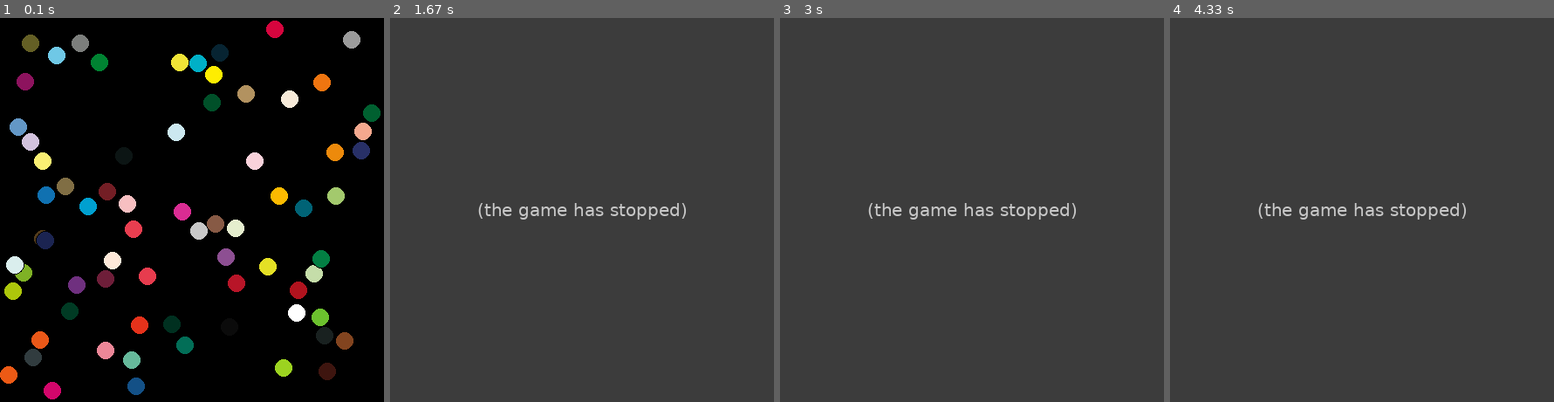
Above: before the commit, frames 1-4 (left to right).
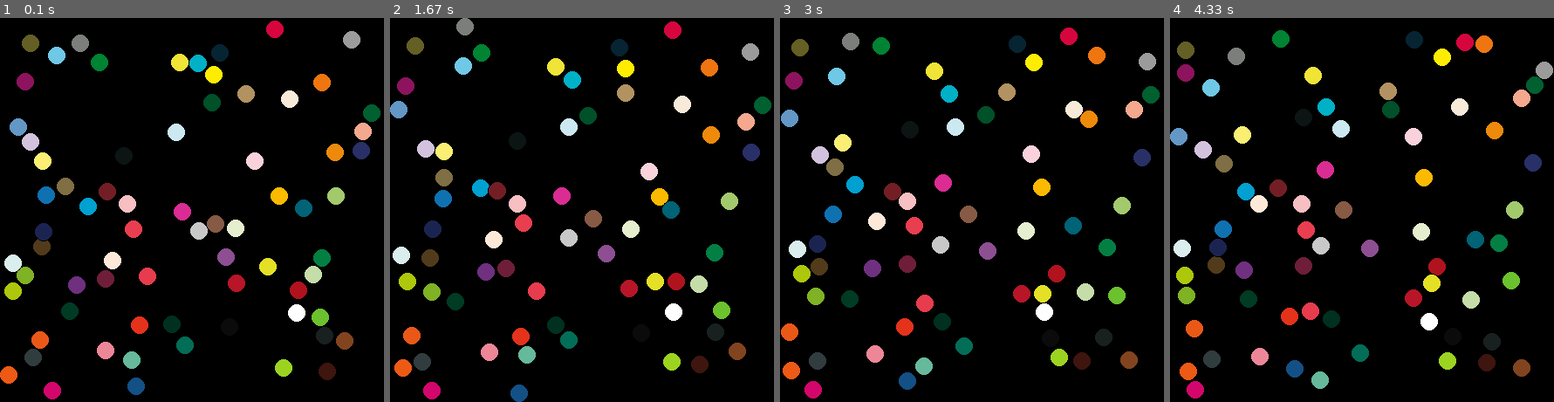
Above: after the commit, the same moments.

Repository: HaylockGrant/python_color_sort
Game: pygame game, started from boidtoy.py
Two runs of this game, one before a commit and one after it. Both use one fixed random seed, a clock stepped at 60 frames per second and the inputs below.
Inputs:
- Up to frame 1 (0.1 s): no input
- Up to frame 2 (1.67 s): hold Up 0.33-0.8 s; hold Down 0.83-1.13 s; hold Up 1.17-1.53 s; hold Down from 1.57 s (still down)
- Up to frame 3 (3 s): release Down at 1.93 s; hold Up 1.97-2.27 s; hold Down 2.3-2.6 s; hold Up from 2.63 s (still down)
- Up to frame 4 (4.33 s): release Up at 3 s; hold Down 3.03-3.4 s; hold Up 3.43-3.73 s; hold Down 3.77-4.07 s; hold Up from 4.1 s (still down)

The runs differ from the first frame. In frame 1, 0.4% of the frame differs, in the area x 1-87%, y 53-70%; in frame 2, 100%, in the area x 0-100%, y 0-100%; in frame 3, 100%; in frame 4, 100%.
Error before the commit: NameError: name 'coloredBoid' is not defined (boidtoy.py line 76); the game stopped at 0.33 s (later frames are placeholders)

Commit message:
added keyboard input to speed up boids

Diff:
--- a/boidtoy.py
+++ b/boidtoy.py
@@ -72,8 +72,12 @@
                     screenfillColor = (255, 255, 255)
 
                 if event.key == pygame.K_UP:
-                    for boid in boids:
-                        boid.angle = coloredBoid.degToRad(90)
+                    for boy in boids:
+                        boy.speedUp(0.1)
+
+                if event.key == pygame.K_DOWN:
+                    for boy in boids:
+                        boy.slowDown(0.1)
             case pygame.KEYUP:
                 if event.key == pygame.K_SPACE:
                     screenfillColor = (0, 0, 0)
@@ -86,8 +90,15 @@
         otherboids.remove(boy)
         for otherboid in otherboids: #commented out because it isn't finished
             if(boy.areTouching(otherboid)):
-                boy.slowDown(1)
-                boy.combineVelocity(2 * boy.touchingPersentage(otherboid), boy.getAngleBetweenBoids(otherboid)+180)
+                boy.setAngle(boy.getAngleBetweenBoids(otherboid) + 180)
+                otherboid.setAngle(otherboid.getAngleBetweenBoids(boy) + 180)
+                touchingPersentage = boy.touchingPersentage(otherboid)
+                boy.speedUp(1*touchingPersentage)
+                otherboid.speedUp(1*touchingPersentage)
+                boy.move()
+                otherboid.move()
+                boy.slowDown(1*touchingPersentage)
+                otherboid.slowDown(1*touchingPersentage)
         #additional physics for boids
         boy.move()
         #boy.friction()
--- a/coloredBoid.py
+++ b/coloredBoid.py
@@ -116,3 +116,6 @@
         self.momentum -= amount
         if self.momentum < 0:
             self.momentum = 0
+
+    def speedUp(self, amount):
+        self.momentum += amount
